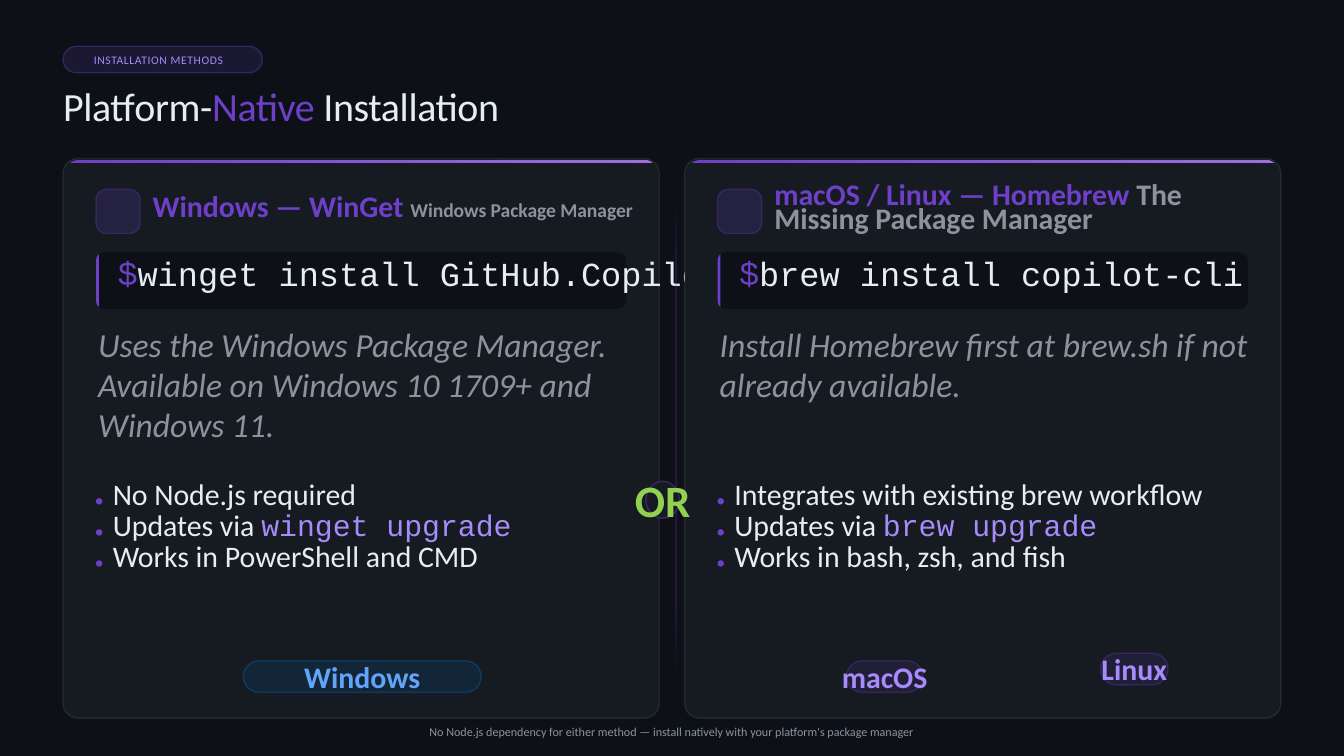
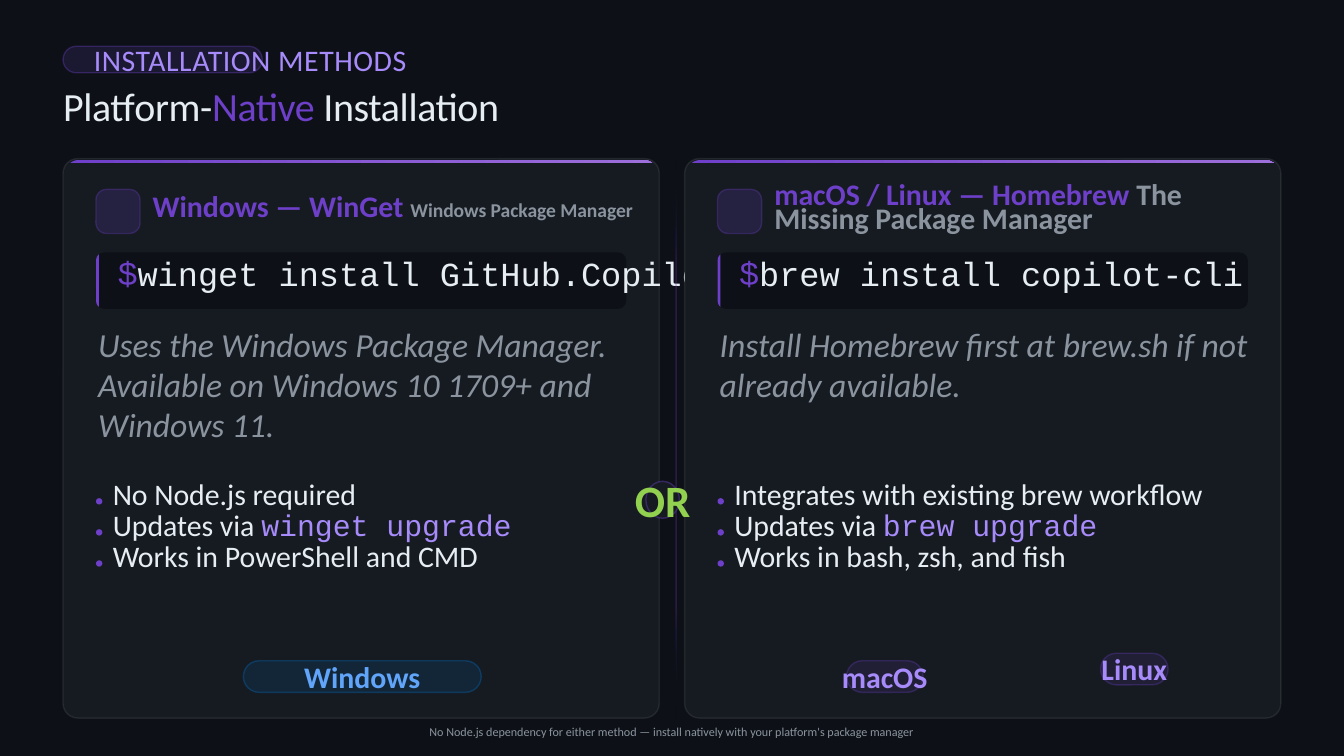
Before and after one commit to goldfish047/copilot_cli_workshop, a slide deck: slide 6 of docs/Getting Started with GitHub Copilot CLI.pptx. Drawn at 1344x756 pixels with LibreOffice and Linux fonts; fonts in the diff are those of the drawing; background and template pictures are left out. Boxes give left, top, right and bottom in pixels: in the first picture for what was removed or moved away, otherwise in the second. Text is boxed around its words. In the diff, an @@ line names an element or a change of style, - is before the commit and + after.

```diff
--- a/docs/Getting Started with GitHub Copilot CLI.pptx
+++ b/docs/Getting Started with GitHub Copilot CLI.pptx
@@ rounded rectangle "INSTALLATION METHODS" at box(63, 46, 262, 73): size 6.2 to 16 pt @@
```
Also in this commit, not shown: 4 other slides changed.
